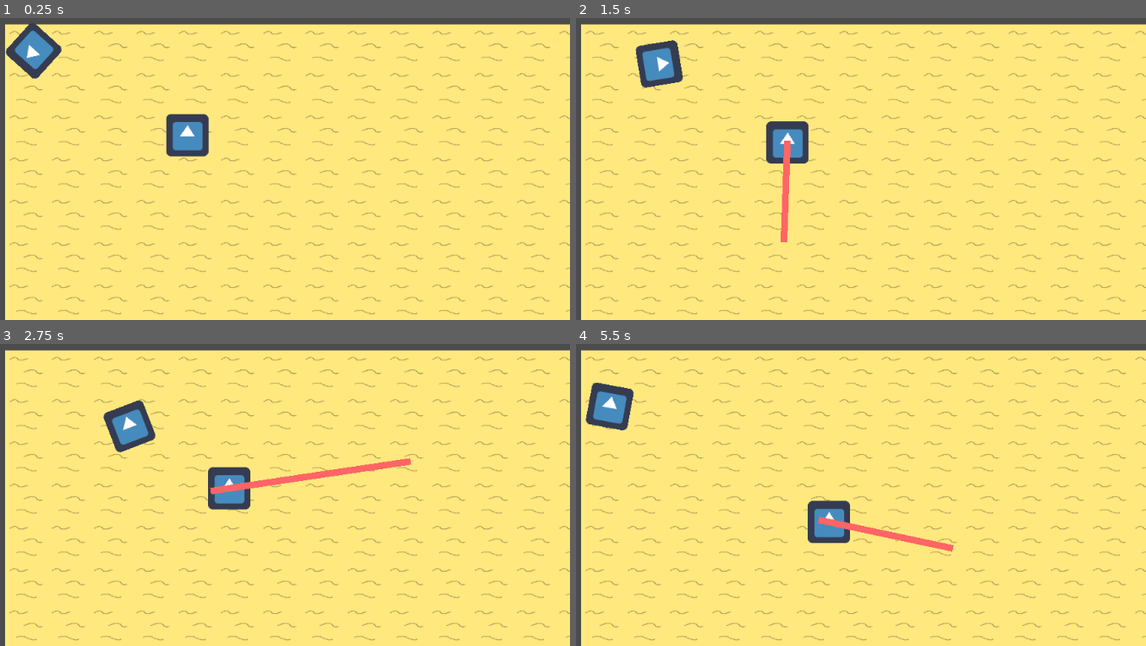
Above: before the commit, frames 1-4 (two rows, left to right).
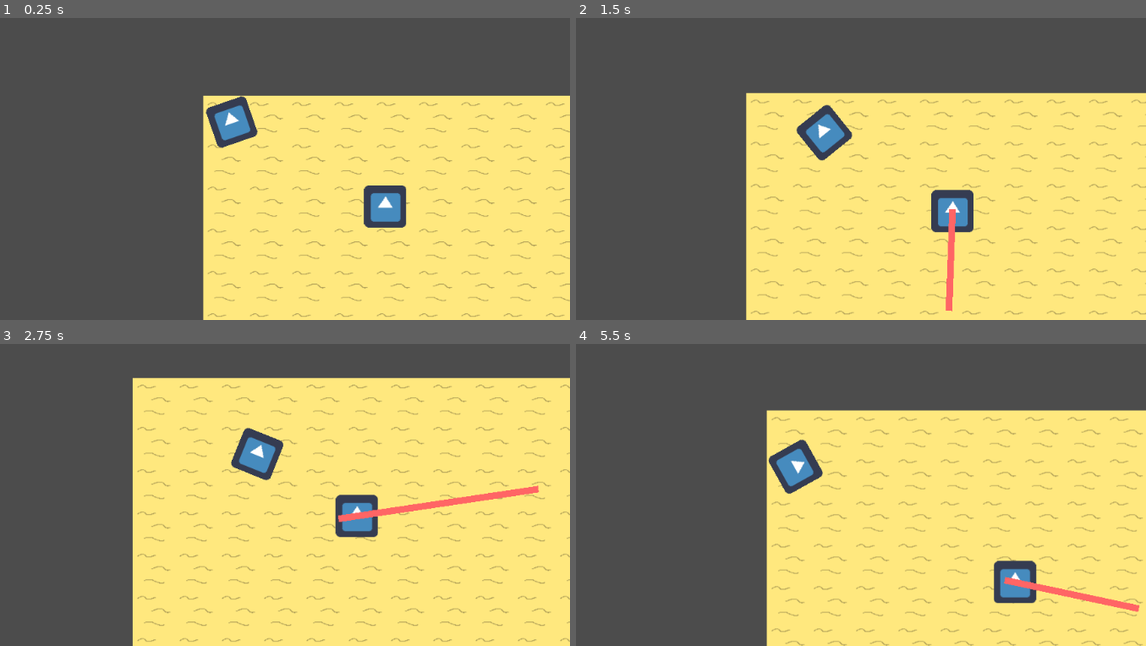
Above: after the commit, the same moments.

Repository: JortvD/ld49
Game: Godot game, scene res://scenes/MainScene.tscn
Two runs of this game, one before a commit and one after it. Both use one fixed random seed, a clock stepped at 60 frames per second and the inputs below. The engine's default icon, where the game draws it, is replaced by a stand-in: a white triangle on a blue panel in a dark square.
Inputs (mouse positions are in pixels of both pictures, inside the frame that each line leads up to):
- Up to frame 1 (0.25 s): no input
- Up to frame 2 (1.5 s): move the mouse to (957, 102) at 0.52 s; hold Right (ui_right) 0.53-1.28 s; click (957, 102) at 0.67 s; move the mouse to (672, 141) at 1.27 s; hold Down (ui_down) from 1.28 s (still down); click (672, 141) at 1.42 s
- Up to frame 3 (2.75 s): move the mouse to (302, 362) at 2.02 s; release Down (ui_down) at 2.03 s; hold Right (ui_right) from 2.03 s (still down); click (302, 362) at 2.17 s
- Up to frame 4 (5.5 s): move the mouse to (775, 528) at 2.77 s; release Right (ui_right) at 2.78 s; hold Up (ui_up) 2.78-3.53 s; click (775, 528) at 2.92 s; move the mouse to (1009, 507) at 3.52 s; hold Left (ui_left) 3.53-5.03 s; click (1009, 507) at 3.67 s; move the mouse to (604, 389) at 4.27 s; click (604, 389) at 4.42 s; move the mouse to (843, 446) at 5.02 s; hold Down (ui_down) from 5.03 s (still down); click (843, 446) at 5.17 s

The runs differ from the first frame. In frame 1, 54% of the frame differs, in the area x 0-100%, y 1-100%; in frame 2, 51%; in frame 3, 39%; in frame 4, 53%.

Commit message:
Add better player rotation

Diff:
--- a/Player/Player.gd
+++ b/Player/Player.gd
@@ -1,11 +1,12 @@
 extends KinematicBody2D
 
-var speed = 100
+export var speed = 100
+export var rotation_speed = 5
 var velocity = Vector2()
 
 func get_input():
 	velocity = Vector2()
-	look_at(get_global_mouse_position())
+
 	if Input.is_action_pressed("ui_right"):
 		velocity.x += 1
 	if Input.is_action_pressed("ui_left"):
@@ -19,3 +20,7 @@
 func _physics_process(delta):
 	get_input()
 	velocity = move_and_slide(velocity)
+
+	var target_position = get_global_mouse_position()
+
+	rotation = lerp_angle(rotation, target_position.angle_to_point(global_position), rotation_speed * delta)
--- a/Player/Player.tscn
+++ b/Player/Player.tscn
@@ -9,6 +9,7 @@
 script = ExtResource( 2 )
 
 [node name="Sprite" type="Sprite" parent="."]
+rotation = 1.5708
 texture = ExtResource( 1 )
 
 [node name="CollisionShape2D" type="CollisionShape2D" parent="."]
@@ -16,3 +17,6 @@
 shape = SubResource( 1 )
 
 [node name="Camera2D" type="Camera2D" parent="."]
+current = true
+smoothing_enabled = true
+smoothing_speed = 2.0
--- a/project.godot
+++ b/project.godot
@@ -14,6 +14,10 @@
 run/main_scene="res://scenes/MainScene.tscn"
 config/icon="res://icon.png"
 
+[display]
+
+window/vsync/use_vsync=false
+
 [physics]
 
 common/enable_pause_aware_picking=true
